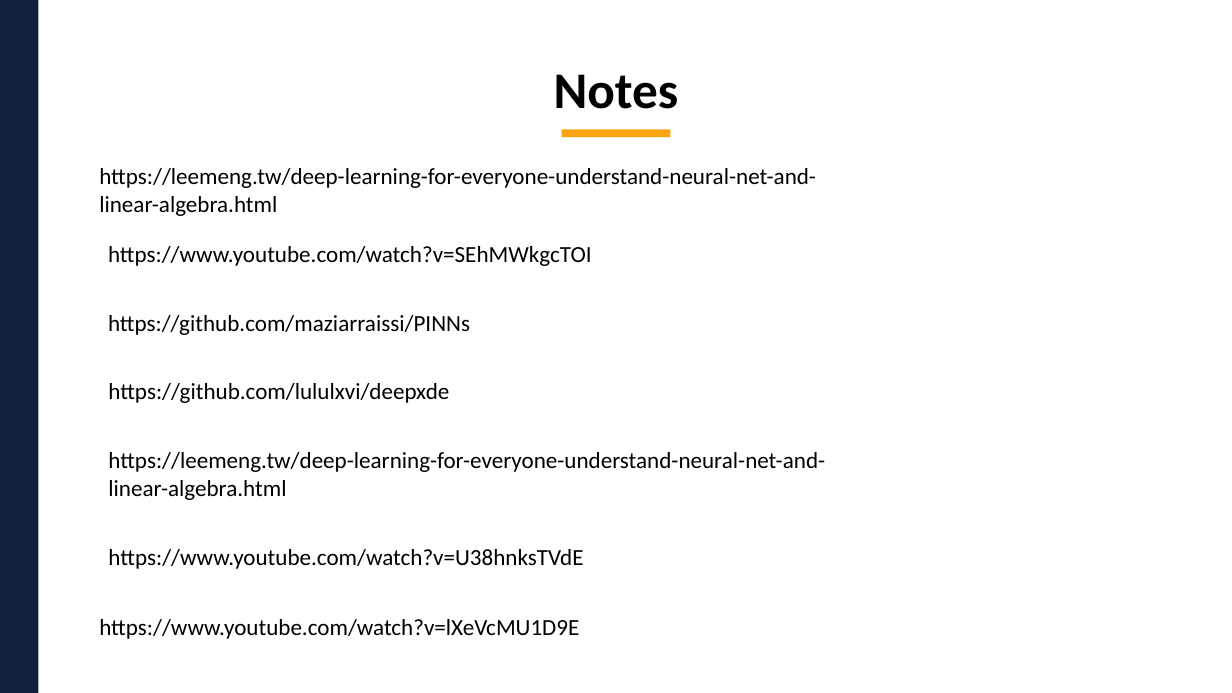
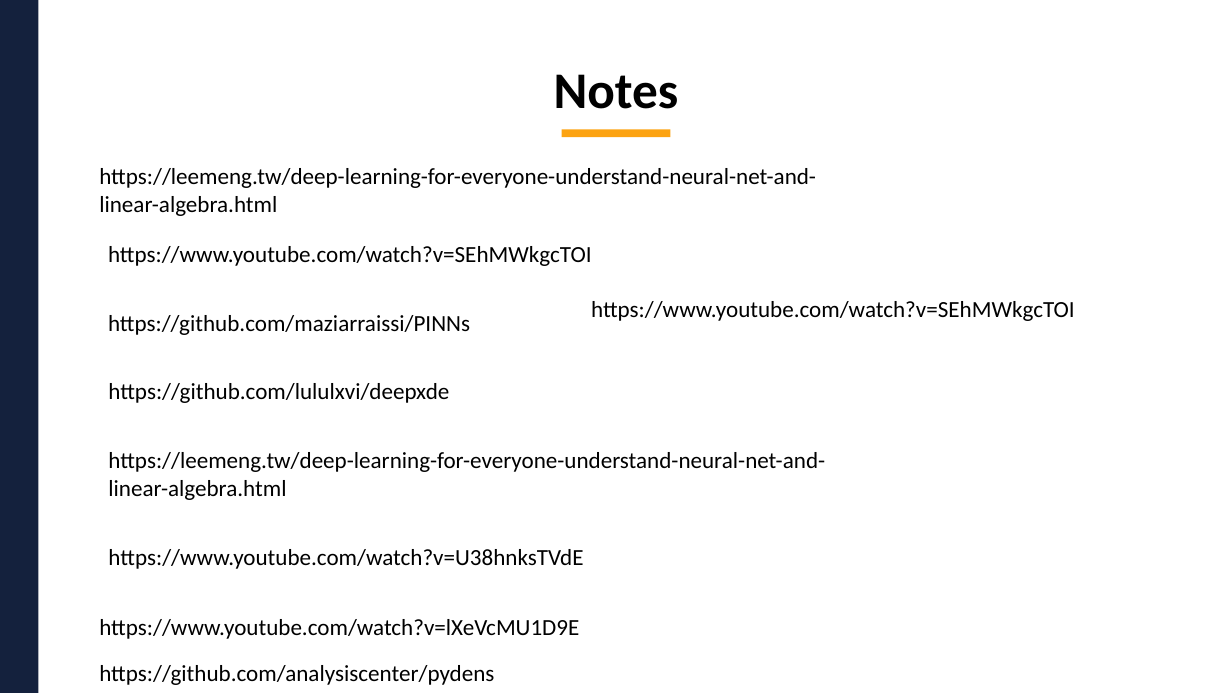
Before and after one commit to BingHanLin/Learn_ML, a slide deck: slide 19 of Neural_Networks_for_Differential_Equations/NN for PDE.pptx. Drawn at 1232x693 pixels with LibreOffice and Linux fonts; fonts in the diff are those of the drawing; background and template pictures are left out. Boxes give left, top, right and bottom in pixels: in the first picture for what was removed or moved away, otherwise in the second. Text is boxed around its words. In the diff, an @@ line names an element or a change of style, - is before the commit and + after.

Commit message:
update ppt

```diff
--- a/Neural_Networks_for_Differential_Equations/NN for PDE.pptx
+++ b/Neural_Networks_for_Differential_Equations/NN for PDE.pptx
@@ text added at [591,301,1075,321], 18 pt, text #000000 @@
+https://www.youtube.com/watch?v=SEhMWkgcTOI
@@ text added at [99,665,494,685], 18 pt, text #000000 @@
+https://github.com/analysiscenter/pydens
```
